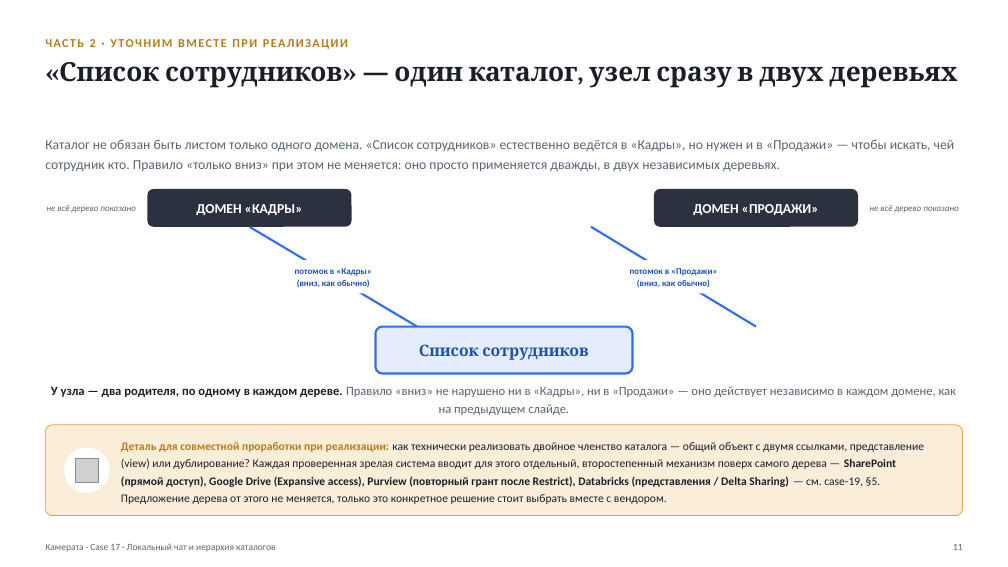
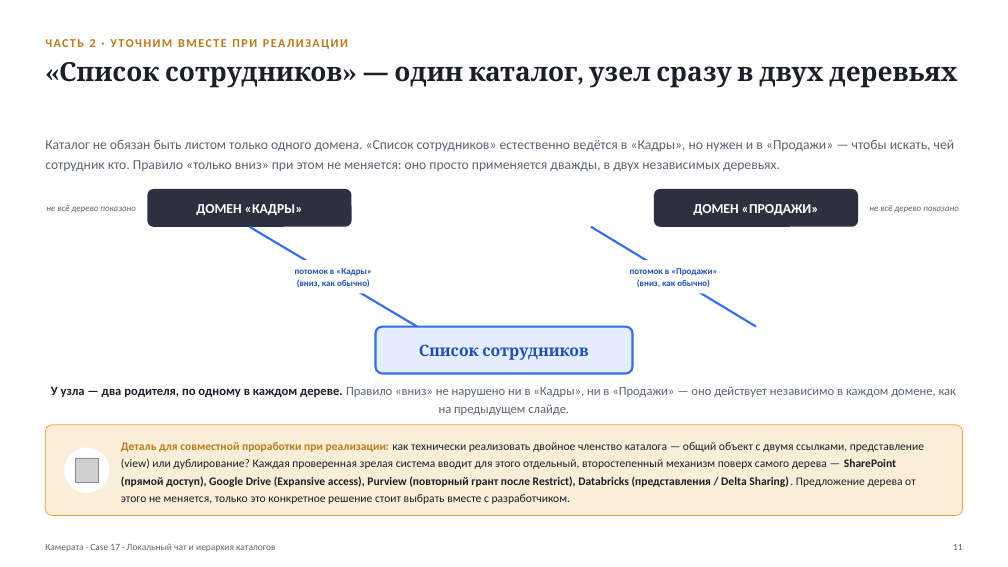
Before and after one commit to vladilslavandrosov-prog/job-RAG, a slide deck: slide 11 of docs/presentations/case-17-lokalny-chat-i-ierarhiya-katalogov.pptx. Drawn at 1008x567 pixels with LibreOffice and Linux fonts; fonts in the diff are those of the drawing; grey boxes stand for pictures. Boxes give left, top, right and bottom in pixels: in the first picture for what was removed or moved away, otherwise in the second. Text is boxed around its words. In the diff, an @@ line names an element or a change of style, - is before the commit and + after.

```diff
--- a/docs/presentations/case-17-lokalny-chat-i-ierarhiya-katalogov.pptx
+++ b/docs/presentations/case-17-lokalny-chat-i-ierarhiya-katalogov.pptx
@@ text at bbox=[121, 442, 924, 504]: text changed @@
-Деталь для совместной проработки при реализации: как технически реализовать двойное членство каталога — общий объект с двумя ссылками, представление (view) или дублирование? Каждая проверенная зрелая система вводит для этого отдельный, второстепенный механизм поверх самого дерева — SharePoint (прямой доступ), Google Drive (Expansive access), Purview (повторный грант после Restrict), Databricks (представления / Delta Sharing) — см. case-19, §5. Предложение дерева от этого не меняется, только это конкретное решение стоит выбрать вместе с вендором.
+Деталь для совместной проработки при реализации: как технически реализовать двойное членство каталога — общий объект с двумя ссылками, представление (view) или дублирование? Каждая проверенная зрелая система вводит для этого отдельный, второстепенный механизм поверх самого дерева — SharePoint (прямой доступ), Google Drive (Expansive access), Purview (повторный грант после Restrict), Databricks (представления / Delta Sharing). Предложение дерева от этого не меняется, только это конкретное решение стоит выбрать вместе с разработчиком.
```
Also in this commit, not shown: 11 other slides changed.
